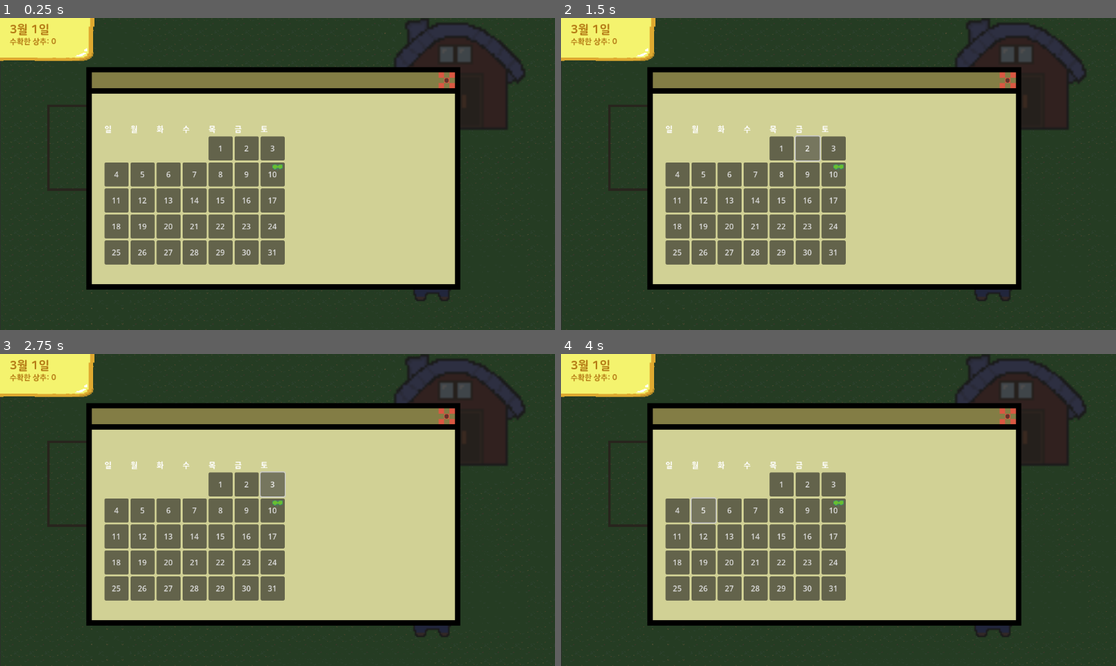
Above: before the commit, frames 1-4 (two rows, left to right).
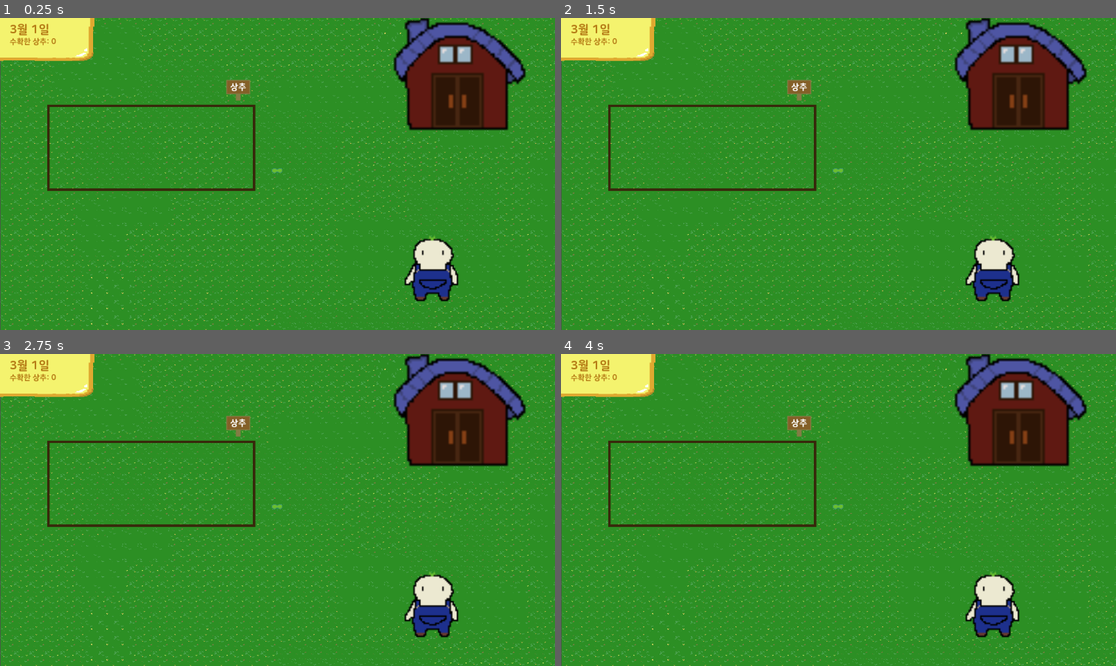
Above: after the commit, the same moments.

Repository: 202116302/farm_game_godot
Game: Godot game, scene res://scene/main.tscn
The game is run twice, just before and just after one commit, with the same random seed, the same clock (stepped at 60 frames per second) and the same inputs.
Inputs (mouse positions are in pixels of both pictures, inside the frame that each line leads up to):
- Up to frame 1 (0.25 s): no input
- Up to frame 2 (1.5 s): click (783, 149) at 0.5 s, where only the run before the commit has a clickable "1"; click (805, 149) at 1.25 s, where only the run before the commit has a clickable "2"
- Up to frame 3 (2.75 s): click (271, 485) at 2 s, where only the run before the commit has a clickable "3"
- Up to frame 4 (4 s): click (677, 510) at 2.75 s, where only the run before the commit has a clickable "4"; click (705, 510) at 3.5 s, where only the run before the commit has a clickable "5"

The runs differ from the first frame. In frame 1, 96% of the frame differs, in the area x 0-100%, y 0-100%; in frame 2, 96%; in frame 3, 96%; in frame 4, 96%.

Commit message:
aa

Diff:
--- a/scene/barn_menu.tscn
+++ b/scene/barn_menu.tscn
@@ -1,19 +1,26 @@
-[gd_scene load_steps=3 format=3 uid="uid://b2kn57hccxfcd"]
+[gd_scene load_steps=6 format=3 uid="uid://b2kn57hccxfcd"]
 
 [ext_resource type="Script" path="res://script/barn_menu.gd" id="1_4nk5d"]
 [ext_resource type="Texture2D" uid="uid://bneq2iesevs5v" path="res://asset/object/barn_menu.png" id="2_eldcb"]
+[ext_resource type="FontFile" uid="uid://bp3qhqkvcxah4" path="res://asset/font/font2.ttf" id="3_13i36"]
+[ext_resource type="Texture2D" uid="uid://cdppvktakwai2" path="res://asset/object/menu_object2.png" id="4_c10j7"]
+
+[sub_resource type="LabelSettings" id="LabelSettings_kr41p"]
+font = ExtResource("3_13i36")
+font_size = 20
 
 [node name="barn_menu" type="Control"]
 visibility_layer = 2
+z_index = 2
 layout_mode = 3
 anchor_left = -0.475
 anchor_top = -0.59
 anchor_right = 0.497
 anchor_bottom = 0.432
-offset_left = 547.2
-offset_top = 382.32
-offset_right = 579.456
-offset_bottom = 368.064
+offset_left = -28.8
+offset_top = 137.32
+offset_right = 3.45599
+offset_bottom = 123.064
 grow_horizontal = 2
 grow_vertical = 2
 script = ExtResource("1_4nk5d")
@@ -23,6 +30,8 @@
 anchors_preset = 15
 anchor_right = 1.0
 anchor_bottom = 1.0
+grow_horizontal = 2
+grow_vertical = 2
 color = Color(0.137255, 0.137255, 0.137255, 0.768627)
 
 [node name="menu_window" type="TextureRect" parent="."]
@@ -32,13 +41,26 @@
 anchor_top = 0.5
 anchor_right = 0.5
 anchor_bottom = 0.5
-offset_left = -450.0
-offset_top = -274.0
-offset_right = 450.0
-offset_bottom = 276.0
+offset_left = -432.0
+offset_top = -295.0
+offset_right = 468.0
+offset_bottom = 255.0
 grow_horizontal = 2
 grow_vertical = 2
 texture = ExtResource("2_eldcb")
+
+[node name="month_label" type="Label" parent="menu_window"]
+layout_mode = 1
+anchors_preset = -1
+anchor_left = 0.109
+anchor_top = 0.224
+anchor_right = 0.153
+anchor_bottom = 0.265
+offset_left = -0.100006
+offset_top = -0.200005
+offset_right = 24.3
+offset_bottom = 9.24998
+label_settings = SubResource("LabelSettings_kr41p")
 
 [node name="calender" type="GridContainer" parent="menu_window"]
 custom_minimum_size = Vector2(350, 300)
@@ -65,3 +87,28 @@
 offset_top = 32.9
 offset_right = 685.6
 offset_bottom = 41.9
+
+[node name="inventory" type="TextureRect" parent="menu_window"]
+layout_mode = 1
+anchors_preset = -1
+anchor_left = 0.544
+anchor_top = 0.253
+anchor_right = 0.856
+anchor_bottom = 0.485
+offset_left = -9.60004
+offset_top = -3.15001
+offset_right = 19.5999
+offset_bottom = 10.25
+texture = ExtResource("4_c10j7")
+
+[node name="inven_text" type="Label" parent="menu_window"]
+layout_mode = 1
+anchors_preset = -1
+anchor_left = 0.618
+anchor_top = 0.305
+anchor_right = 0.622
+anchor_bottom = 0.312
+offset_left = -44.2
+offset_top = -15.75
+offset_right = 0.199951
+offset_bottom = 3.39999
--- a/scene/lettuce_scene.tscn
+++ b/scene/lettuce_scene.tscn
@@ -14,6 +14,7 @@
 [node name="HarvestArea" type="Area2D" parent="."]
 
 [node name="CollisionShape2D" type="CollisionShape2D" parent="HarvestArea"]
+position = Vector2(3, 2)
 scale = Vector2(5, 5)
 shape = SubResource("CircleShape2D_kk0gh")
 one_way_collision_margin = 10.1
--- a/scene/main.tscn
+++ b/scene/main.tscn
@@ -293,6 +293,7 @@
 position = Vector2(323, 205)
 
 [node name="LettuceScene" parent="." instance=ExtResource("5_10ljp")]
+position = Vector2(-1, 0)
 
 [node name="UI" parent="." instance=ExtResource("6_57udu")]
 
@@ -307,7 +308,11 @@
 
 [node name="barn_menu" parent="." instance=ExtResource("28_cstnk")]
 z_index = 1
-offset_left = -43.8
-offset_top = 40.32
-offset_right = 10.456
-offset_bottom = 69.064
+anchor_left = -0.51
+anchor_top = -0.452
+anchor_right = 0.51
+anchor_bottom = 0.614
+offset_left = -2.47992
+offset_top = 19.896
+offset_right = -3.52008
+offset_bottom = 20.128
--- a/script/barn.gd
+++ b/script/barn.gd
@@ -3,7 +3,8 @@
 # 상호작용 영역과 텍스트를 위한 변수들
 var prompt_label: Label
 var can_interact = false
-
+var menu_scene = preload("res://scene/barn_menu.tscn")
+var menu_instance = null
 
 func _ready():
 
@@ -21,9 +22,14 @@
 	$enterance.body_entered.connect(_on_area_entered)
 	$enterance.body_exited.connect(_on_area_exited)
 
+	menu_instance = menu_scene.instantiate()
+	add_child(menu_instance)  # 현재 노드의 자식으로 추가 # 처음에는 숨기기
+
 func _process(delta):
 	if can_interact and Input.is_action_just_pressed("ui_accept"):  # 스페이스바
-		_show_menu()
+		#_show_menu()
+		menu_instance.visible = !menu_instance.visible
+
 
 	# 프롬프트 텍스트 위치 업데이트
 	#if prompt_label.visible:
@@ -43,6 +49,6 @@
 		can_interact = false
 		prompt_label.visible = false
 
-func _show_menu():
-	var menu = preload("res://scene/barn_menu.tscn").instantiate()
-	add_child(menu)
+#func _show_menu():
+	#var menu = preload("res://scene/barn_menu.tscn").instantiate()
+	#add_child(menu)
--- a/script/barn_menu.gd
+++ b/script/barn_menu.gd
@@ -4,8 +4,21 @@
 var current_year = 2024
 
 func _ready():
+	update_month_display()
+	inventory_text()
 	create_calendar()
-	$menu_window/Button.pressed.connect(func(): queue_free())
+	$menu_window/Button.pressed.connect(func(): hide())
+	hide()
+
+
+func inventory_text():
+	var inven_text = $menu_window/inven_text
+	inven_text.text = "수확개수"
+
+func update_month_display():
+	# 월 표시 Label이 있다고 가정
+	var month_label = $menu_window/month_label  # Label 노드의 경로에 맞게 수정
+	month_label.text = str(current_month) + "월"
 
 func create_calendar():
 	var grid = $menu_window/calender  # GridContainer 노드가 필요합니다
@@ -46,4 +59,4 @@
 
 func _input(event):
 	if event.is_action_pressed("ui_cancel"):  # ESC
-		queue_free()
+		hide()
--- a/script/date.gd
+++ b/script/date.gd
@@ -26,7 +26,7 @@
 		var next_date = Time.get_datetime_dict_from_unix_time(next_time)
 
 		# 디버깅: 다음 날짜 정보 확인
-		print("Next date dictionary: ", next_date)
+		#print("Next date dictionary: ", next_date)
 
 		# Dictionary 형식 확인 후 할당
 		if typeof(next_date) == TYPE_DICTIONARY:
--- a/script/lettuce_scene.gd
+++ b/script/lettuce_scene.gd
@@ -56,15 +56,15 @@
 	var connections = harvest_area.get_signal_connection_list("body_entered")
 	print("body_entered 신호 연결 상태:", connections)
 
-func _on_harvest_area_entered(area: Area2D):
-	print("무언가가 영역에 들어왔습니다:", area.name)
-	if area.name == "Player":
+func _on_harvest_area_entered(body: CharacterBody2D):
+	print("무언가가 영역에 들어왔습니다:", body.name)
+	if body.name == "Player":
 		player_in_range = true
 		print("플레이어가 상추 수확 범위에 들어왔습니다")
 
-func _on_harvest_area_exited(area: Area2D):
-	print("무언가가 영역에 들어왔습니다:", area.name)
-	if area.name == "Player":
+func _on_harvest_area_exited(body: CharacterBody2D):
+	print("무언가가 영역에 들어왔습니다:", body.name)
+	if body.name == "Player":
 		player_in_range = false
 
 func calculate_days_passed(current_month: int, current_day: int) -> int:
--- a/script/main.gd
+++ b/script/main.gd
@@ -14,5 +14,7 @@
 	screensize = Vector2(get_window().size)
 	if $Player.has_method("set_screensize"):  # 메서드를 통해 전달
 		$Player.set_screensize(screensize)
+
+	$barn_menu.hide()
 	#$Player.screensize = screensize
 	#$Player.hide()
--- a/script/player.gd
+++ b/script/player.gd
@@ -56,13 +56,15 @@
 func harvest_nearby_lettuce():
 	var center_tile = background_tilemap.local_to_map(global_position)
 
-
+	print("d")
 	# 주변 타일 확인 (3x3 영역)
 	for dx in range(-2, 3):  # -1, 0, 1
 		for dy in range(-2, 3):  # -1, 0, 1
 			var check_tile = Vector2i(center_tile.x + dx, center_tile.y + dy)
 			if planted_crops.has(check_tile):
+				print(check_tile)
 				var lettuce = planted_crops[check_tile]["instance"]
+				print(lettuce.player_in_range)
 				if is_instance_valid(lettuce) and lettuce.player_in_range and lettuce.is_harvestable:
 					$AnimatedSprite2D.play()
 					$AnimatedSprite2D.animation = "harvest"
Binary file added: asset/lettuces/lettuce4.png
Binary file added: asset/object/menu_object2.png
